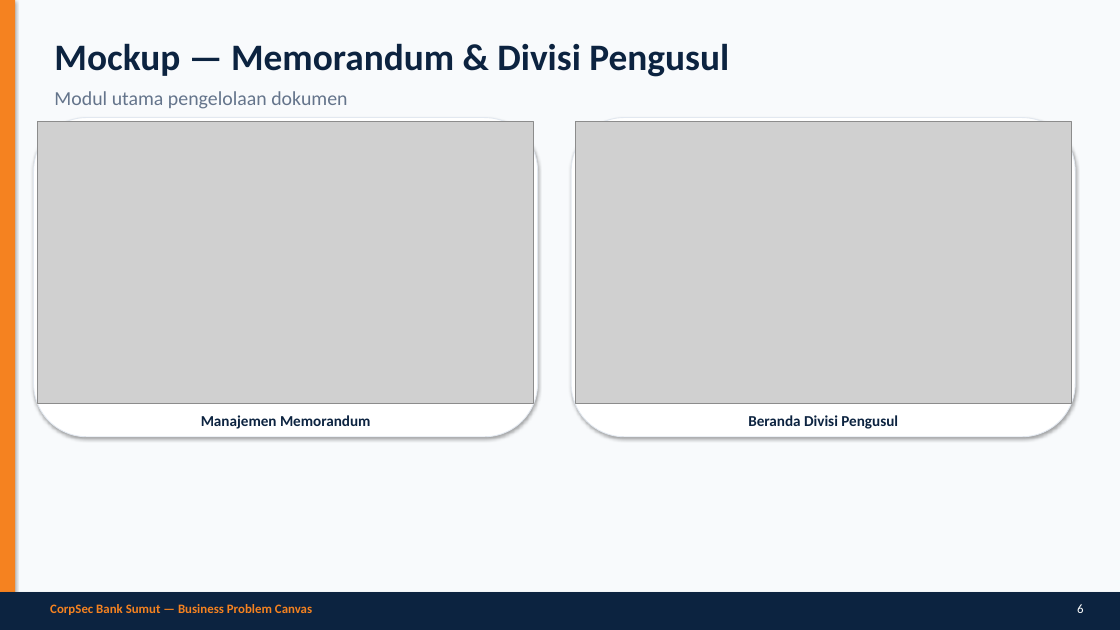
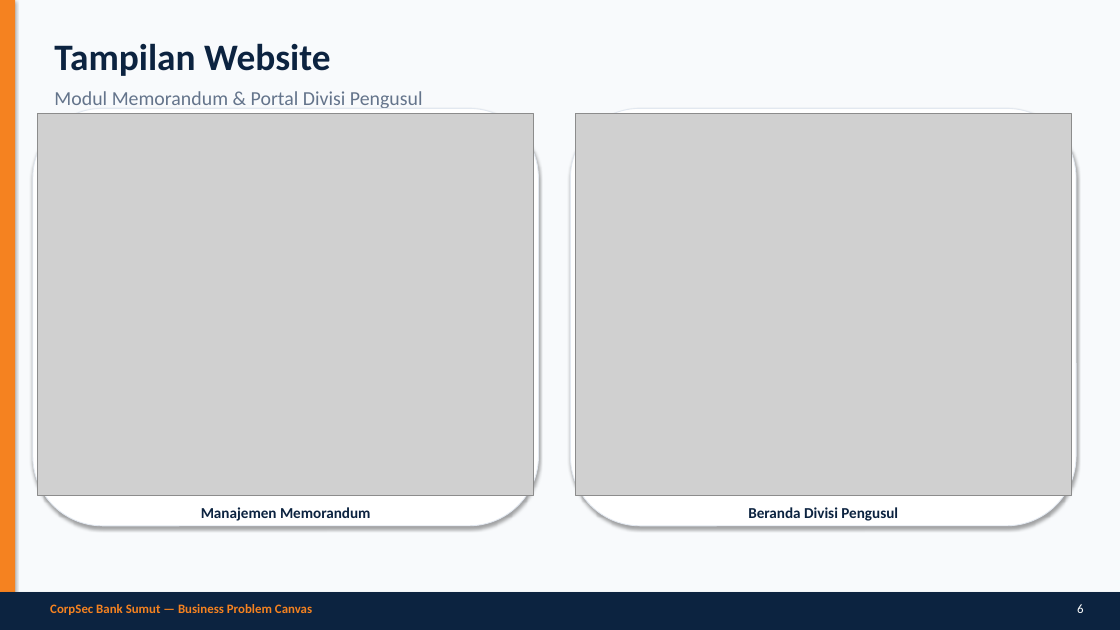
Before and after one commit to kelompok8ai/repo-day1-a, a slide deck: slide 6 of CorpSec-Bank-Sumut-Presentasi.pptx. Drawn at 1120x630 pixels with LibreOffice and Linux fonts; fonts in the diff are those of the drawing; grey boxes stand for pictures. Boxes give left, top, right and bottom in pixels: in the first picture for what was removed or moved away, otherwise in the second. Text is boxed around its words. In the diff, an @@ line names an element or a change of style, - is before the commit and + after.

```diff
--- a/CorpSec-Bank-Sumut-Presentasi.pptx
+++ b/CorpSec-Bank-Sumut-Presentasi.pptx
@@ text at [54, 43, 423, 108]: text changed; size 32 to 17 pt; text colour #0C2340 to #64748B; bold off @@
-Mockup — Memorandum & Divisi Pengusul
-Modul utama pengelolaan dokumen
+Tampilan Website
+Modul Memorandum & Portal Divisi Pengusul
@@ rounded rectangle: place and size @@
-rounded rectangle at [34, 118, 538, 437]
+rounded rectangle at [33, 108, 539, 526]
@@ picture: place and size @@
-picture at [38, 122, 534, 403]
+picture at [38, 113, 534, 496]
@@ rounded rectangle: place and size @@
-rounded rectangle at [571, 118, 1075, 437]
+rounded rectangle at [571, 108, 1076, 526]
@@ picture: place and size @@
-picture at [576, 122, 1071, 403]
+picture at [576, 113, 1071, 496]
@@ text "Manajemen Memorandum": place and size @@
-text "Manajemen Memorandum" at [201, 415, 370, 429]
+text "Manajemen Memorandum" at [201, 507, 370, 521]
@@ text "Beranda Divisi Pengusul": place and size @@
-text "Beranda Divisi Pengusul" at [748, 415, 898, 429]
+text "Beranda Divisi Pengusul" at [748, 507, 898, 521]
```
Also in this commit, not shown: 9 other slides changed, 1 slide added, 2 other files.
